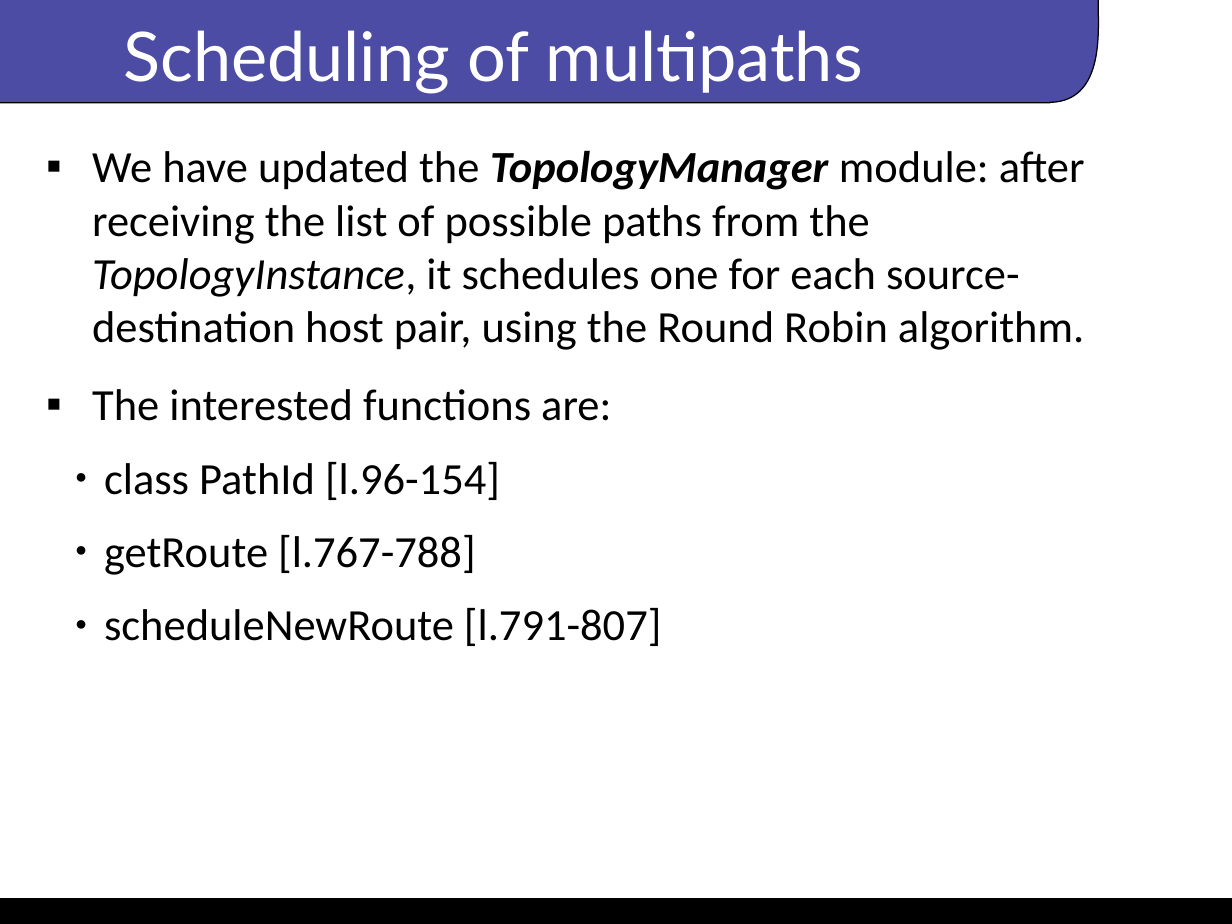
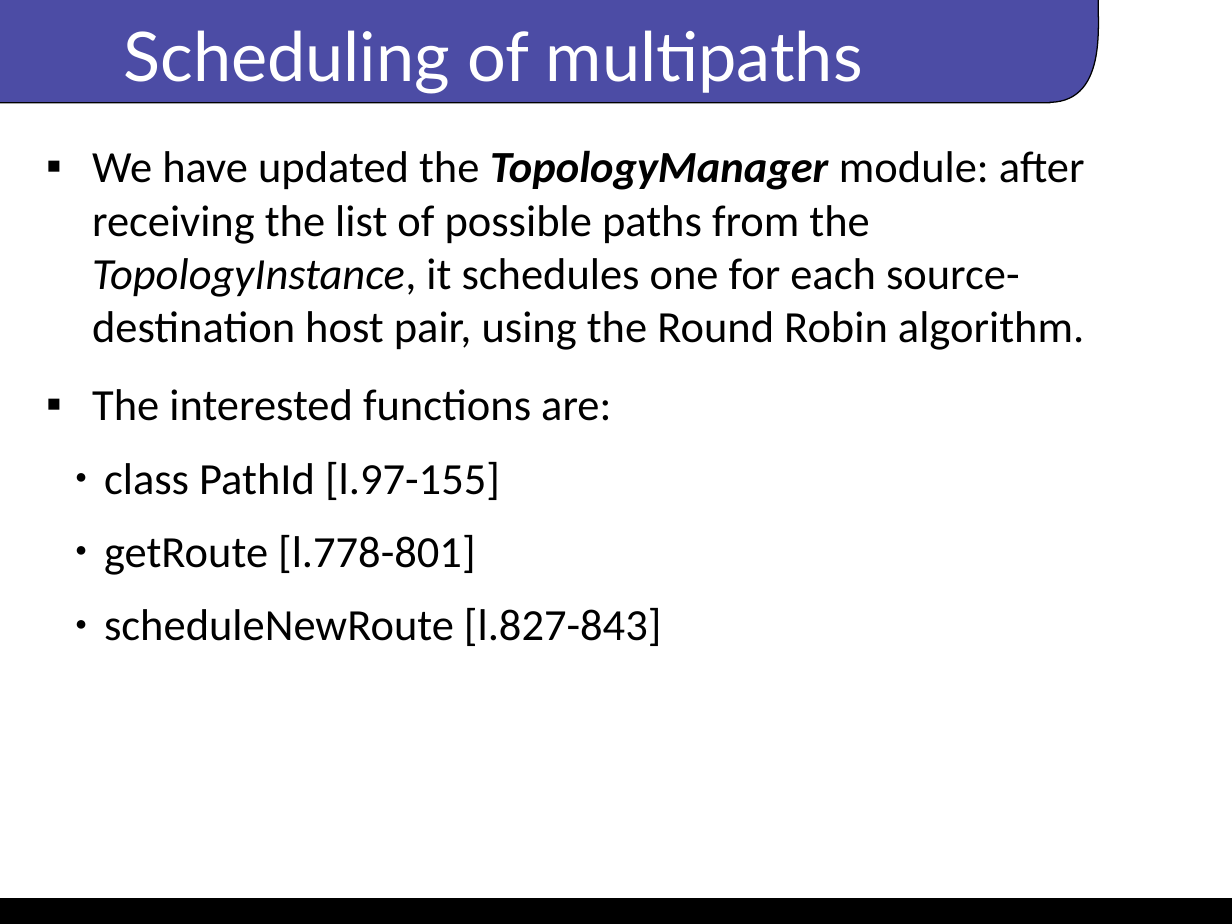
Before and after one commit to alicenannini/floodlight_project, a slide deck: slide 8 of project_anaws.odp. Drawn at 1232x924 pixels with LibreOffice and Linux fonts; fonts in the diff are those of the drawing; background and template pictures are left out. Boxes give left, top, right and bottom in pixels: in the first picture for what was removed or moved away, otherwise in the second. Text is boxed around its words. In the diff, an @@ line names an element or a change of style, - is before the commit and + after.

```diff
--- a/project_anaws.odp
+++ b/project_anaws.odp
@@ text at (104, 462, 661, 646): text changed @@
-  ● class PathId [l.96-154]
-  ● getRoute [l.767-788]
-  ● scheduleNewRoute [l.791-807]
+  ● class PathId [l.97-155]
+  ● getRoute [l.778-801]
+  ● scheduleNewRoute [l.827-843]
```
Also in this commit, not shown: 1 other slide changed, 1 slide added.
